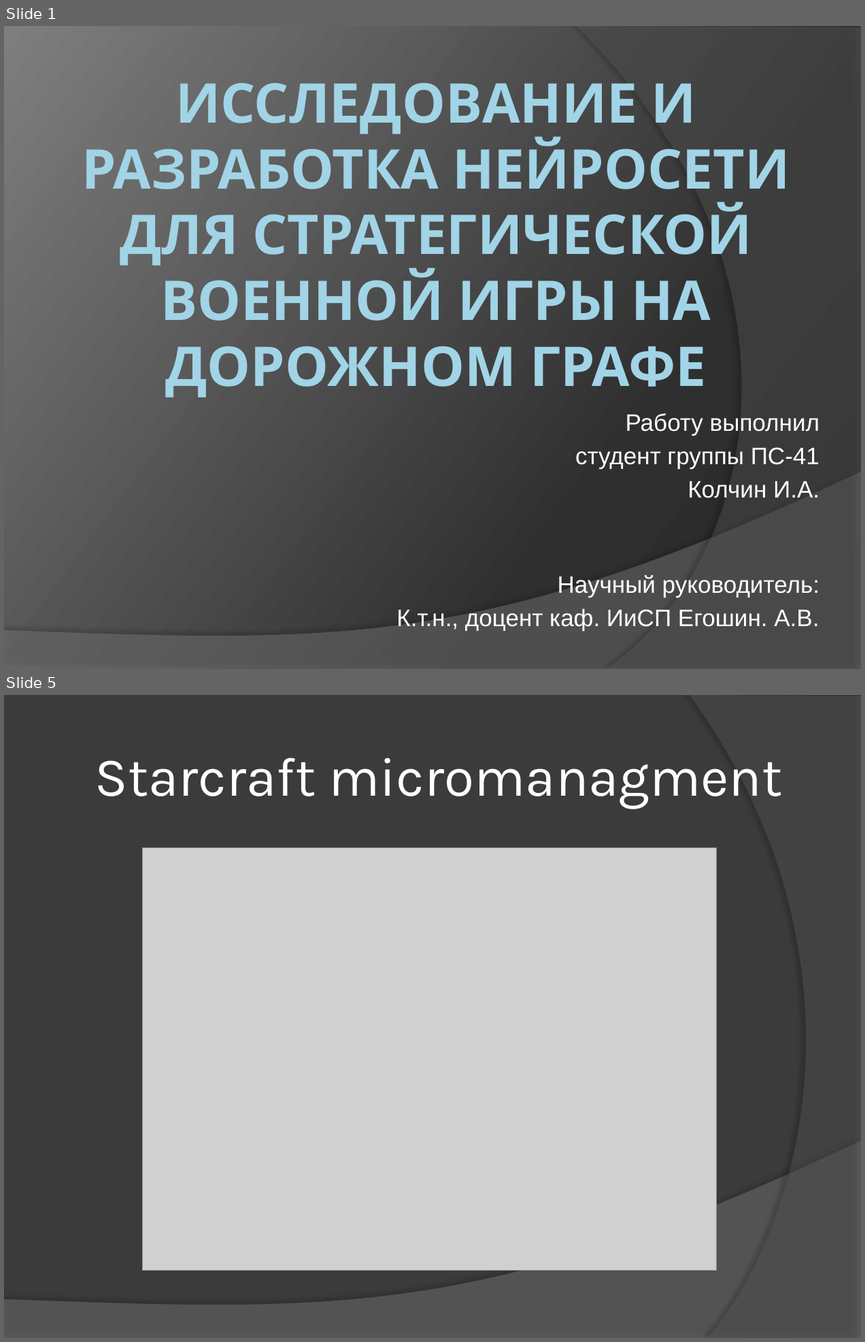
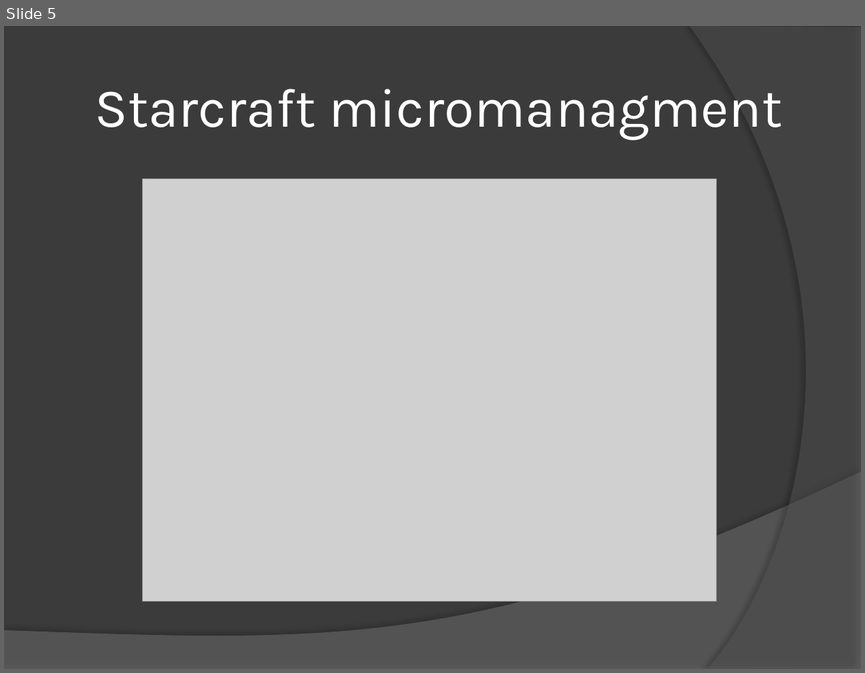
Before and after one commit to 7kia/Sciense-English, a slide deck: Kolchin_GW_ru.pptx. Shown one above the other, each under a label of ours: slides 1 and 5 before the commit, slide 5 after it; the slides between them are not shown. The pictures are 865x1342 and 865x673 pixels, drawn with LibreOffice and Linux fonts; fonts in the diff are those of the drawing; grey boxes stand for pictures. Boxes give left, top, right and bottom in pixels: in the first picture for what was removed or moved away, otherwise in the second. Text is boxed around its words. In the diff, an @@ line names an element or a change of style, - is before the commit and + after.

```diff
--- a/Kolchin_GW_ru.pptx
+++ b/Kolchin_GW_ru.pptx
@@ slide 1 removed at <box>4,26,861,669</box>, background gradient #282828 to #2F2F2F to #7E7E7E; not listed: 1 template element that a slide beside it also shows @@
@@ freeform shape removed at <box>577,26,861,669</box> @@
@@ title removed at <box>82,76,789,397</box> @@
-ИССЛЕДОВАНИЕ И РАЗРАБОТКА НЕЙРОСЕТИ ДЛЯ СТРАТЕГИЧЕСКОЙ ВОЕННОЙ ИГРЫ НА ДОРОЖНОМ ГРАФЕ
@@ subtitle removed at <box>396,413,819,631</box> @@
-Работу выполнил
-студент группы ПС-41
-Колчин И.А.
-Научный руководитель:
-К.т.н., доцент каф. ИиСП Егошин. А.В.
```
Also in this commit, not shown: 3 slides changed, 1 slide added, 1 other file.
